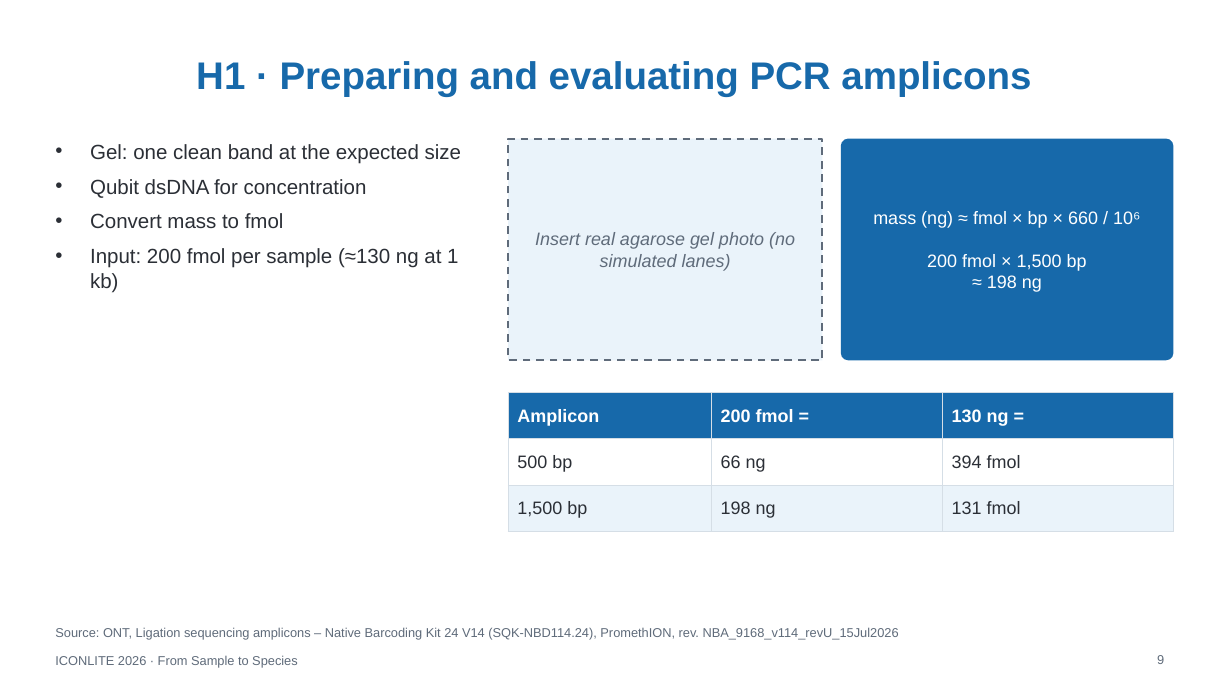
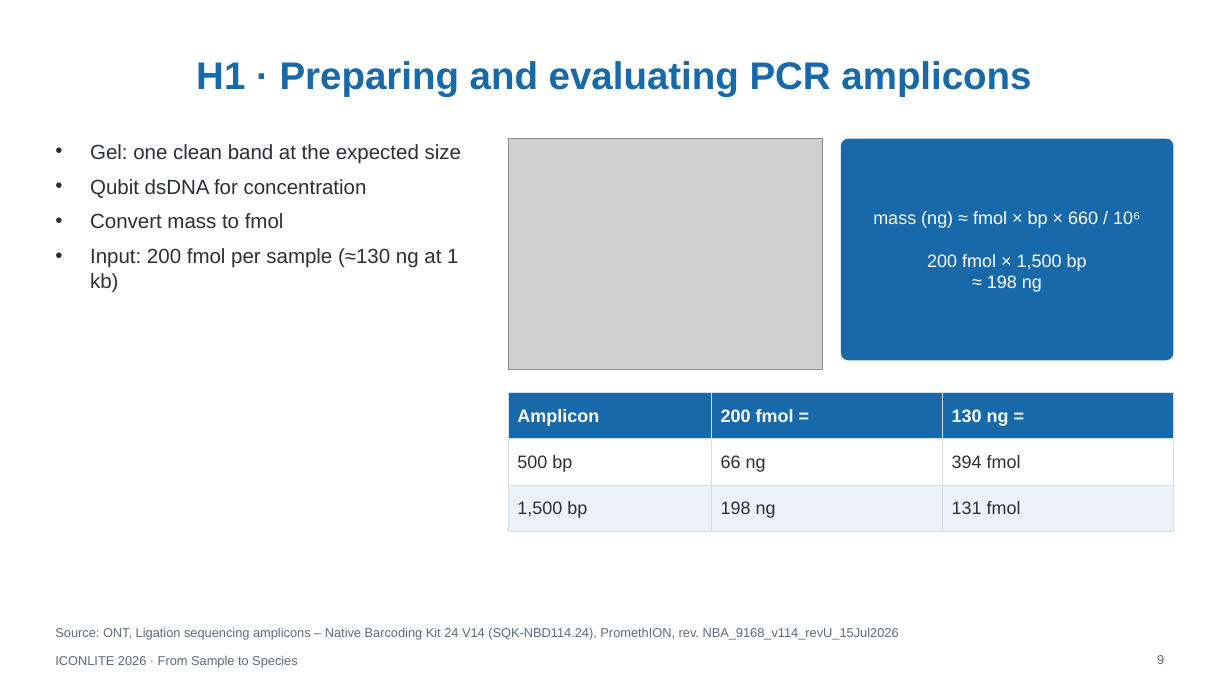
Before and after one commit to WhyAdr/ICONLITE-2026, a slide deck: slide 9 of ICONLITE_ONT_Amplicon_Sequencing_Workshop.pptx. Drawn at 1232x693 pixels with LibreOffice and Linux fonts; fonts in the diff are those of the drawing; grey boxes stand for pictures. Boxes give left, top, right and bottom in pixels: in the first picture for what was removed or moved away, otherwise in the second. Text is boxed around its words. In the diff, an @@ line names an element or a change of style, - is before the commit and + after.

Commit message:
Update PPTX and storyboard: implement Option B (R10 chemistry and eDNA adaptation), embed real gel, pore, flow cell and basecalling visuals, and preserve audience callouts

```diff
--- a/ICONLITE_ONT_Amplicon_Sequencing_Workshop.pptx
+++ b/ICONLITE_ONT_Amplicon_Sequencing_Workshop.pptx
@@ rectangle removed at bbox=[508, 139, 823, 360] @@
-Insert real agarose gel photo (no simulated lanes)
@@ picture added at bbox=[508, 139, 823, 370] @@
```
Also in this commit, not shown: 6 other slides changed, 2 slides added, 2 slides removed, 2 other files.
